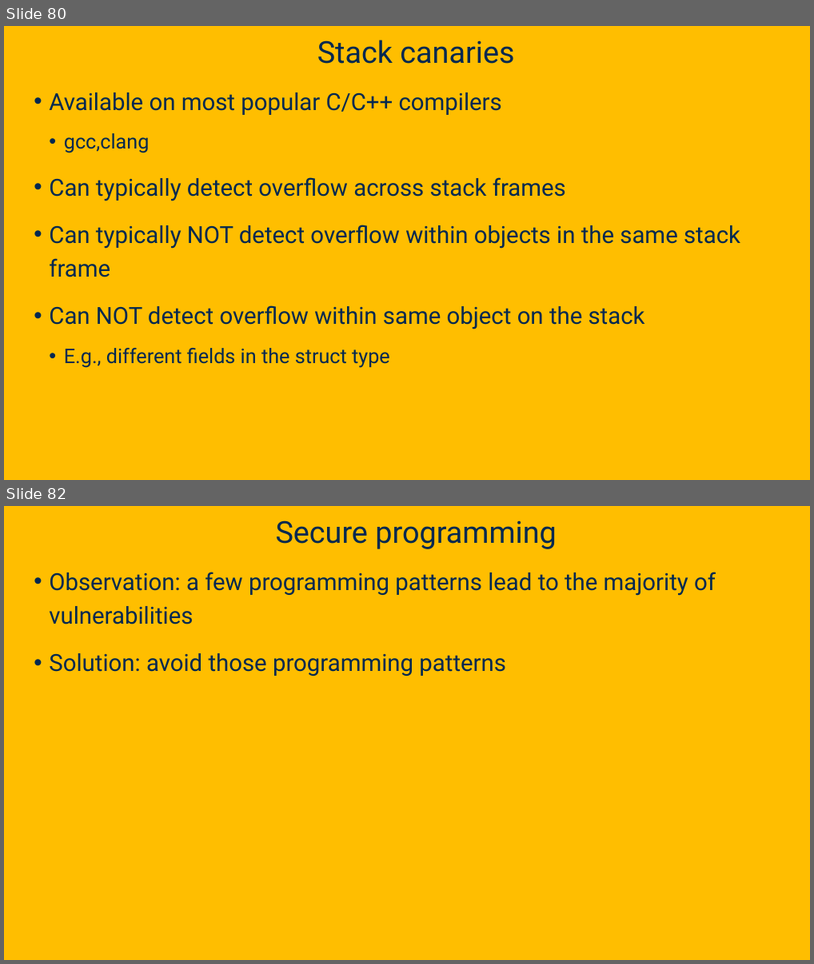
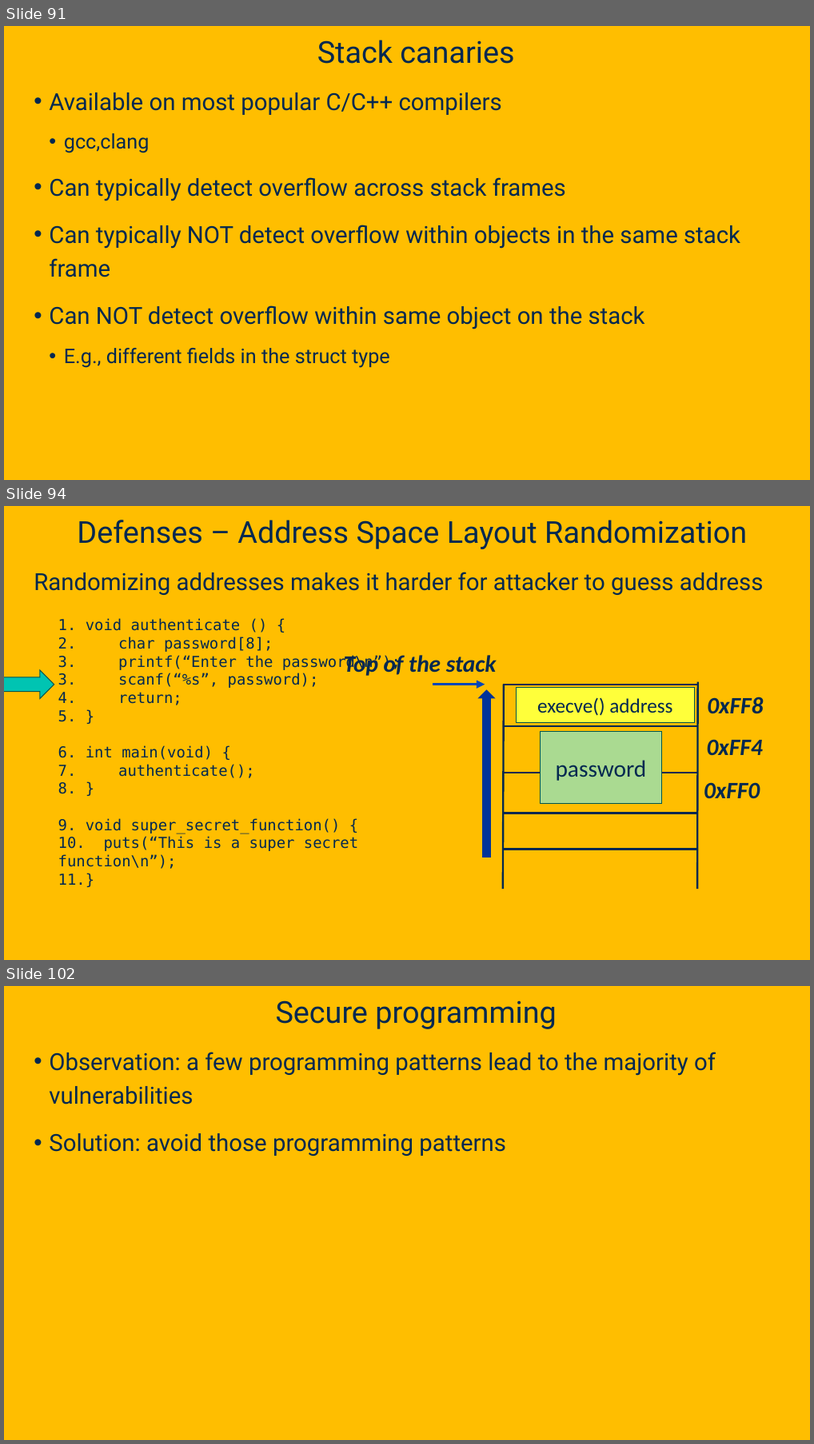
Before and after one commit to davsec-teaching/ecs160-f25, a slide deck: slides/9_software_security.pptx. Shown one above the other, each under a label of ours: slides 80 and 82 before the commit, slides 91, 94 and 102 after it; the slides between them are not shown. The pictures are 814x964 and 814x1444 pixels, drawn with LibreOffice and Linux fonts; fonts in the diff are those of the drawing; background and template pictures are left out. Boxes give left, top, right and bottom in pixels: in the first picture for what was removed or moved away, otherwise in the second. Text is boxed around its words. In the diff, an @@ line names an element or a change of style, - is before the commit and + after.

```diff
--- a/slides/9_software_security.pptx
+++ b/slides/9_software_security.pptx
@@ slide 94 added at (x1=4, y1=506, x2=810, y2=960), background picture (left out) @@
@@ title added at (x1=77, y1=520, x2=747, y2=549), 36 pt, text #022850 @@
+Defenses – Address Space Layout Randomization
@@ text added at (x1=34, y1=572, x2=764, y2=595), 28 pt, text #022850 @@
+Randomizing addresses makes it harder for attacker to guess address
@@ text added at (x1=58, y1=618, x2=401, y2=887), 18 pt, text #022850 @@
+  1. void authenticate () {
+  2. char password[8];
+  3. printf(“Enter the password\n”);
+  3. scanf(“%s”, password);
+  4. return;
+  5. }
+  6. int main(void) {
+  7. authenticate();
+  8. }
+  9. void super_secret_function() {
+  10. puts(“This is a super secret function\n”);
+  11.}
@@ right arrow added at (x1=4, y1=670, x2=54, y2=698), fill #00C4B2, outline #00564E 1 pt @@
@@ up arrow added at (x1=479, y1=690, x2=494, y2=857), fill #003399, outline #003399 1 pt @@
@@ rectangle added at (x1=517, y1=687, x2=695, y2=723), fill #FFFF3A, outline #00564E 1 pt, 24 pt, text #022850 @@
+execve() address
@@ rectangle added at (x1=541, y1=732, x2=662, y2=804), fill #AADA91, outline #00564E 1 pt, 28 pt, text #022850 @@
+password
@@ group added at (x1=344, y1=655, x2=763, y2=889): 6 lines, 4 texts, 1 arrow @@
+Top of the stack
+0xFF8
+0xFF4
+0xFF0
@@ line added from (698, 849) to (504, 849), #022850 2.25 pt @@
@@ what was slide 80 is now slide 91 @@
@@ what was slide 82 is now slide 102 @@
```
Also in this commit, not shown: 6 slides changed, 23 other slides added, 3 slides removed.
